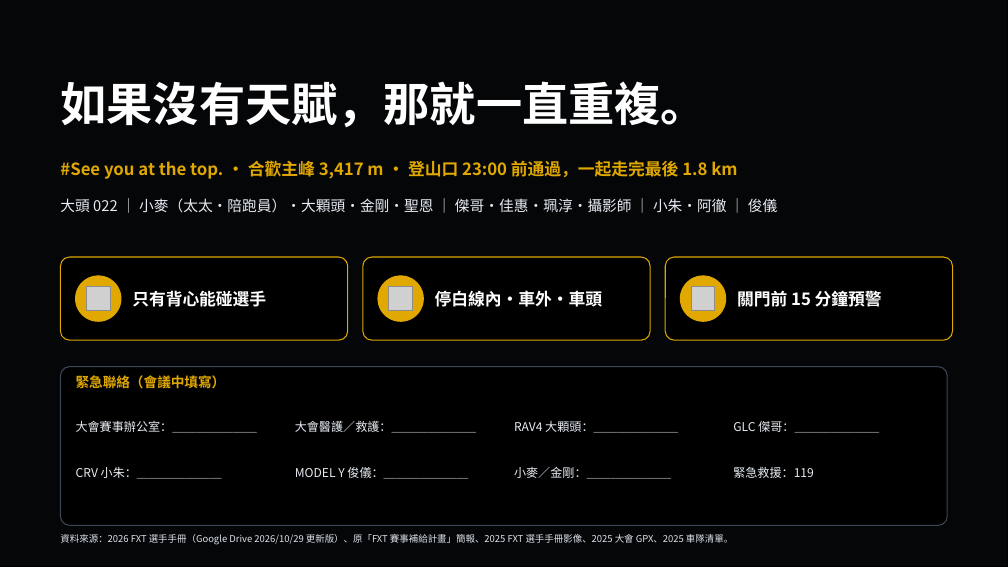
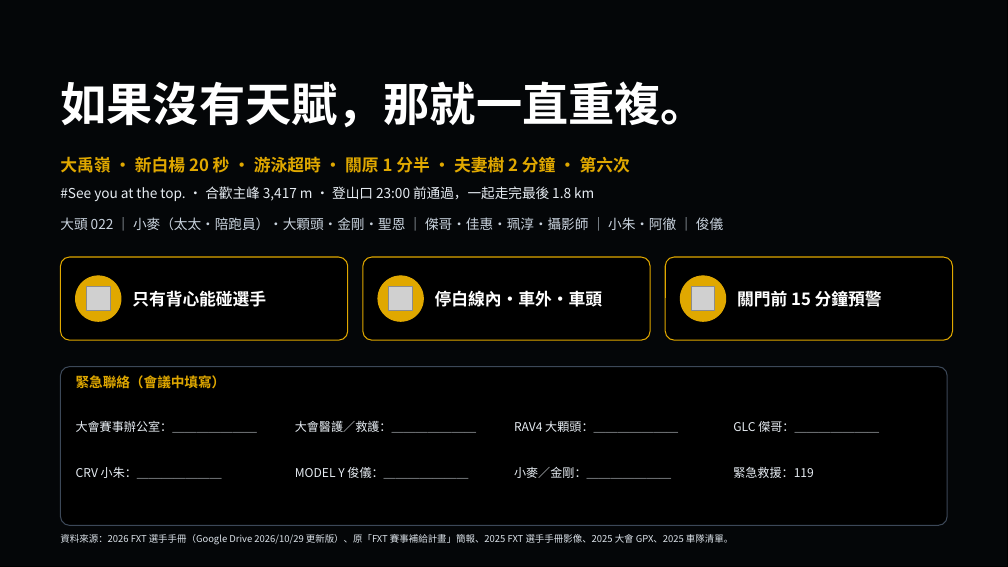
Before and after one commit to powermovebboy-sys/Race-site, a slide deck: slide 35 of deck/2026_FXT_補給作戰計畫.pptx. Drawn at 1008x567 pixels with LibreOffice and Linux fonts; fonts in the diff are those of the drawing; grey boxes stand for pictures; background and template pictures are left out. Boxes give left, top, right and bottom in pixels: in the first picture for what was removed or moved away, otherwise in the second. Text is boxed around its words. In the diff, an @@ line names an element or a change of style, - is before the commit and + after.

```diff
--- a/deck/2026_FXT_補給作戰計畫.pptx
+++ b/deck/2026_FXT_補給作戰計畫.pptx
@@ text added at [60, 154, 630, 176], 16 pt, text #E0A800, bold @@
+大禹嶺 ・ 新白楊 20 秒 ・ 游泳超時 ・ 關原 1 分半 ・ 夫妻樹 2 分鐘 ・ 第六次
@@ text "#See you at the top. ...": place and size @@
-text "#See you at the top. ..." at [60, 160, 737, 179]
+text "#See you at the top. ..." at [60, 186, 594, 201]
@@ text "#See you at the top. ..." at [60, 186, 594, 201]: size 16 to 13 pt, text colour #E0A800 to #E6ECF2, bold off @@
@@ text "大頭 022 ｜ 小麥（太太・陪跑員）・大顆頭・金剛・聖恩 ｜ ...": place and size @@
-text "大頭 022 ｜ 小麥（太太・陪跑員）・大顆頭・金剛・聖恩 ｜ ..." at [60, 198, 777, 213]
+text "大頭 022 ｜ 小麥（太太・陪跑員）・大顆頭・金剛・聖恩 ｜ ..." at [60, 217, 723, 230]
@@ text "大頭 022 ｜ 小麥（太太・陪跑員）・大顆頭・金剛・聖恩 ｜ ..." at [60, 217, 723, 230]: size 14 to 13 pt, text colour #E6ECF2 to #C9D3DE @@
```
Also in this commit, not shown: 3 other slides changed, 5 other files.
